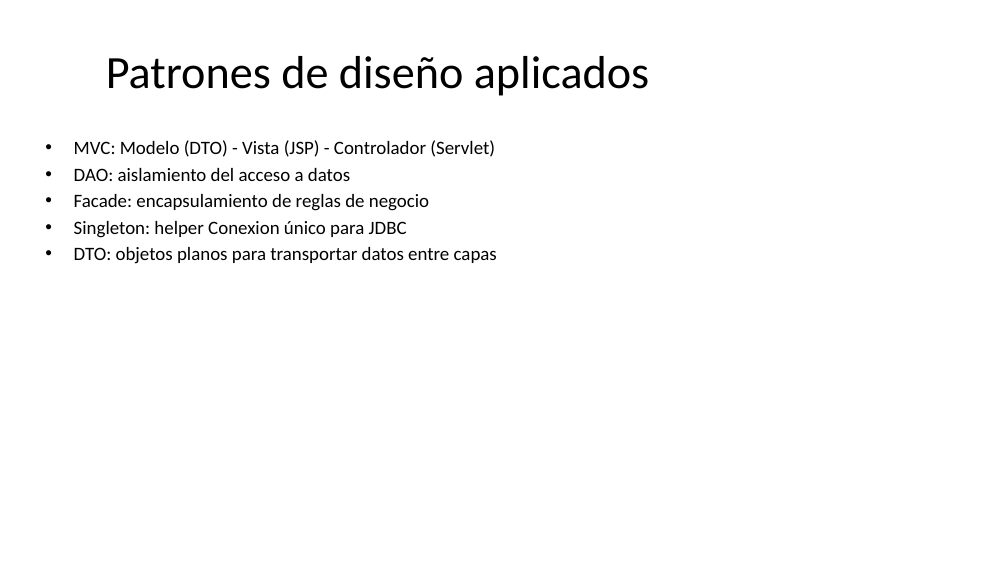
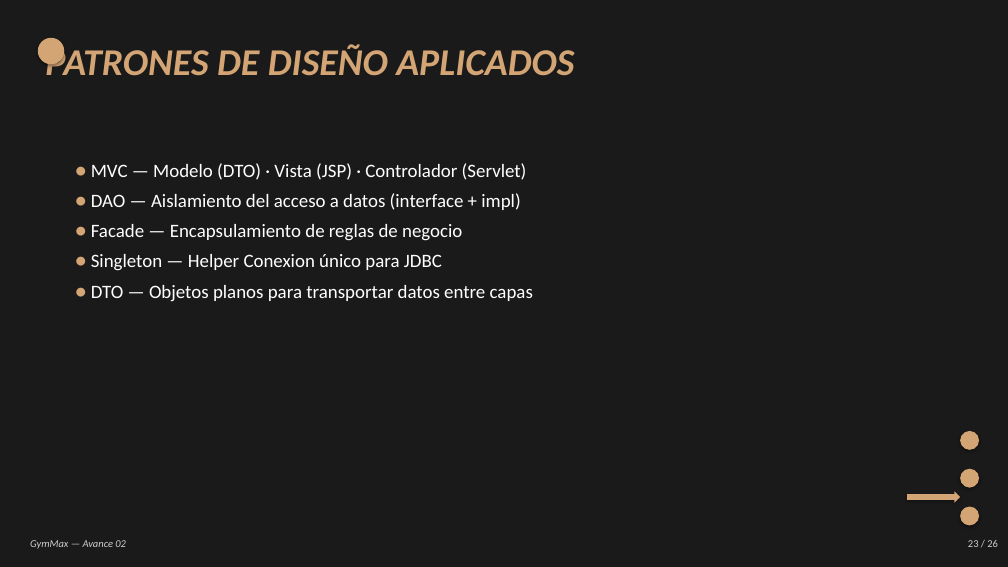
Before and after one commit to DPI9/gymmax-grupo3, a slide deck: slide 23 of Avance02/GymMax_Avance02.pptx. Drawn at 1008x567 pixels with LibreOffice and Linux fonts; fonts in the diff are those of the drawing. Boxes give left, top, right and bottom in pixels: in the first picture for what was removed or moved away, otherwise in the second. Text is boxed around its words. In the diff, an @@ line names an element or a change of style, - is before the commit and + after.

Commit message:
Mejorar PowerPoint con estilo visual del Avance 01 (fondo negro, beige, italic)

```diff
--- a/Avance02/GymMax_Avance02.pptx
+++ b/Avance02/GymMax_Avance02.pptx
@@ background #FFFFFF to #1A1A1A @@
@@ ellipse added at (38, 38, 64, 64), fill #D4A574 @@
@@ text at (45, 44, 574, 76): text changed; size 44 to 36 pt; text colour #000000 to #D4A574; bold on; italic on @@
-Patrones de diseño aplicados
+PATRONES DE DISEÑO APLICADOS
@@ text "PATRONES DE DISEÑO APLICADOS" at (45, 44, 574, 76): vertical alignment middle to top @@
@@ text at (91, 163, 533, 302): text changed; text colour #000000 to #FFFFFF @@
-• MVC: Modelo (DTO) - Vista (JSP) - Controlador (Servlet)
-• DAO: aislamiento del acceso a datos
-• Facade: encapsulamiento de reglas de negocio
-• Singleton: helper Conexion único para JDBC
-• DTO: objetos planos para transportar datos entre capas
+• MVC — Modelo (DTO) · Vista (JSP) · Controlador (Servlet)
+• DAO — Aislamiento del acceso a datos (interface + impl)
+• Facade — Encapsulamiento de reglas de negocio
+• Singleton — Helper Conexion único para JDBC
+• DTO — Objetos planos para transportar datos entre capas
@@ ellipse added at (960, 431, 979, 450), fill #D4A574 @@
@@ ellipse added at (960, 469, 979, 488), fill #D4A574 @@
@@ right arrow added at (907, 492, 960, 503), fill #D4A574 @@
@@ ellipse added at (960, 507, 979, 526), fill #D4A574 @@
@@ text added at (30, 540, 126, 549), 10 pt, text #CCCCCC, italic @@
+GymMax — Avance 02
@@ text added at (968, 540, 998, 547), 10 pt, text #CCCCCC @@
+23 / 26
```
Also in this commit, not shown: 19 other slides changed, 6 slides added, 6 slides removed, 4 other files.
